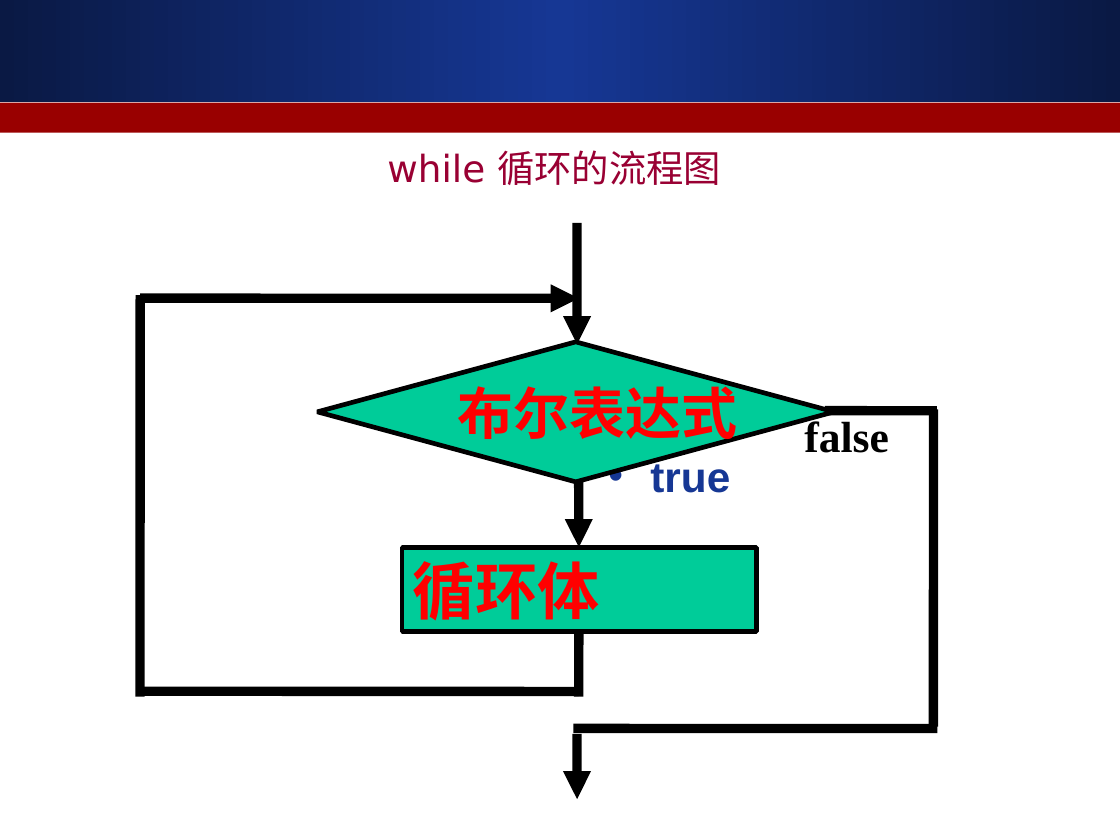
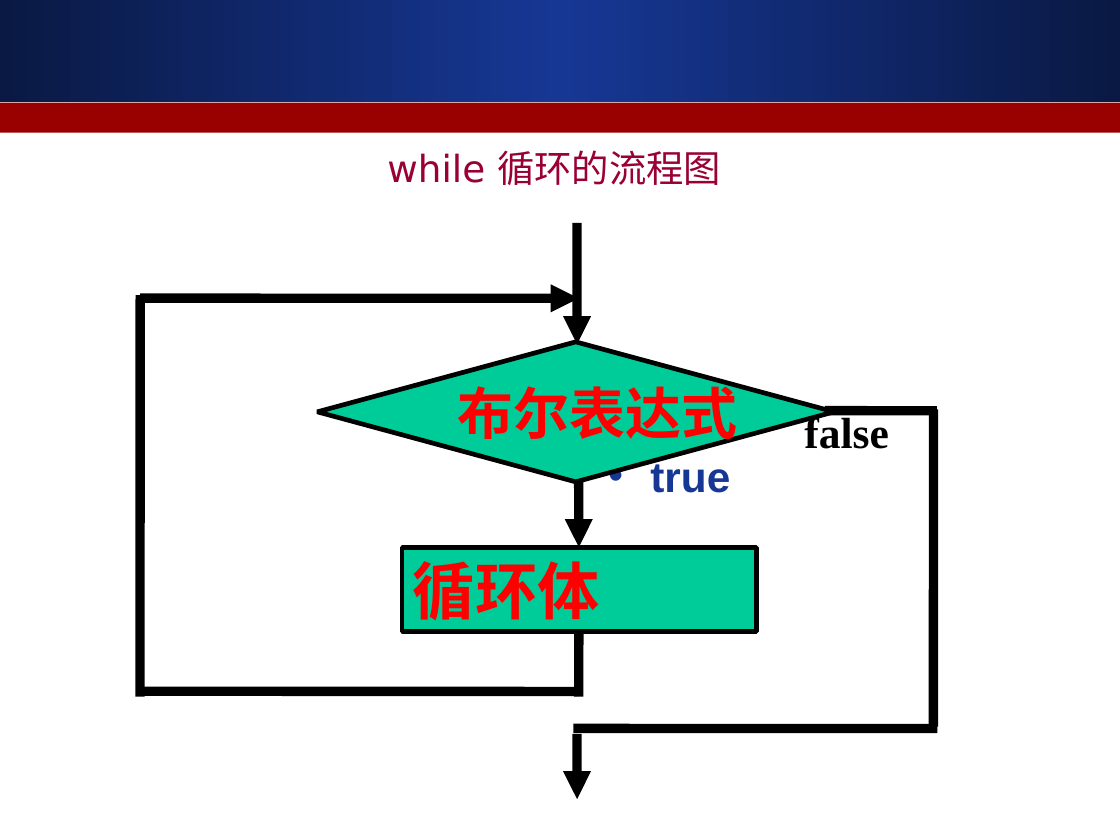
Before and after one commit to ALiberInc/Training, a slide deck: slide 80 of Java/第二章_Java语言基础.ppt. Drawn at 1120x840 pixels with LibreOffice and Linux fonts; fonts in the diff are those of the drawing. Boxes give left, top, right and bottom in pixels: in the first picture for what was removed or moved away, otherwise in the second. Text is boxed around its words. In the diff, an @@ line names an element or a change of style, - is before the commit and + after.

```diff
--- a/Java/第二章_Java语言基础.ppt
+++ b/Java/第二章_Java语言基础.ppt
@@ text "false" at <box>804,414,889,449</box>: line spacing 0.9 to 0.8 @@
```
Also in this commit, not shown: 6 other slides changed.
